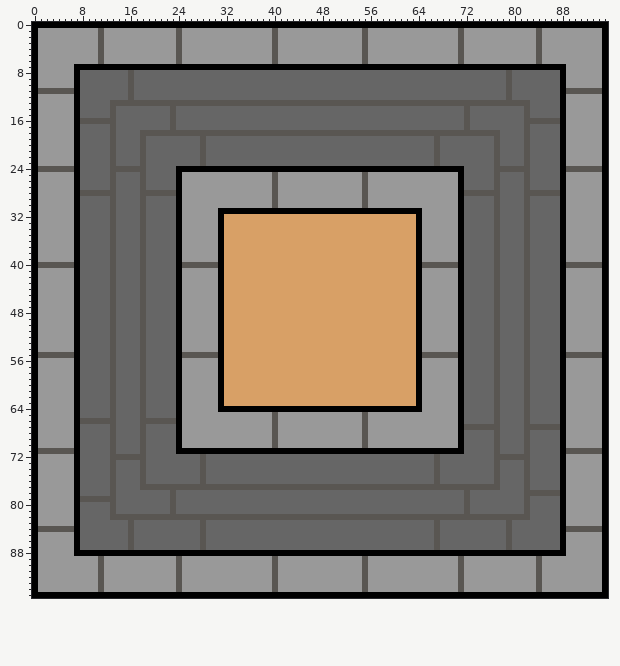
Two versions of one sprite sheet, assets/art/arena.png. The picture above was drawn from the file before the commit.
The file is 96x96 pixels.
The same view after the edit:
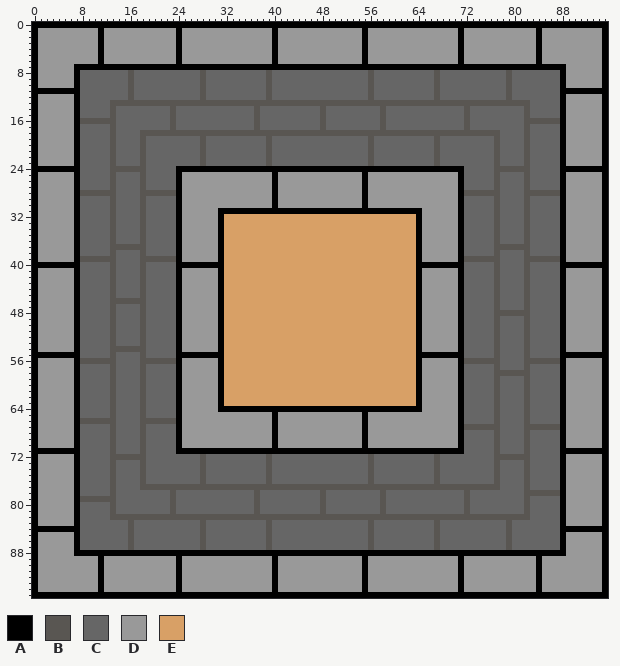
Palette (. is transparent): A #000000  B #595652  C #666666  D #999999  E #d8a066
From the commit log: art: add more detail to arena walls
What changed:
Colour B gives way to colour A in rows 1 to 6 at x 11, 24, 40, 55, 71 and 84; in row 11 at x 1 to 6 and 89 to 94; in row 24 at x 1 to 6 and 89 to 94; in rows 25 to 30 at x 40 and 55; in row 40 at x 1 to 6, 25 to 30, 65 to 70 and 89 to 94; in row 55 at x 1 to 6, 25 to 30, 65 to 70 and 89 to 94.
Colour B gives way to colour A in rows 65 to 70 at x 40 and 55; in row 71 at x 1 to 6 and 89 to 94; in row 84 at x 1 to 6 and 89 to 94; in rows 89 to 94 at x 11, 24, 40, 55, 71 and 84.
Colour C gives way to colour B in rows 8 to 12 at x 28, 39, 56 and 67; in rows 14 to 17 at x 37, 48 and 58; in rows 19 to 23 at x 39 and 56; in row 37 at x 14 to 17 and 78 to 81; in row 39 at x 8 to 12, 19 to 23, 72 to 76 and 83 to 87; in row 46 at x 14 to 17.
Colour C gives way to colour B in row 48 at x 78 to 81; in row 54 at x 14 to 17; in row 56 at x 8 to 12, 19 to 23, 72 to 76 and 83 to 87; in row 58 at x 78 to 81; in rows 72 to 76 at x 39 and 56; in rows 78 to 81 at x 37, 48 and 58.
Colour C gives way to colour B in rows 83 to 87 at x 39 and 56.
